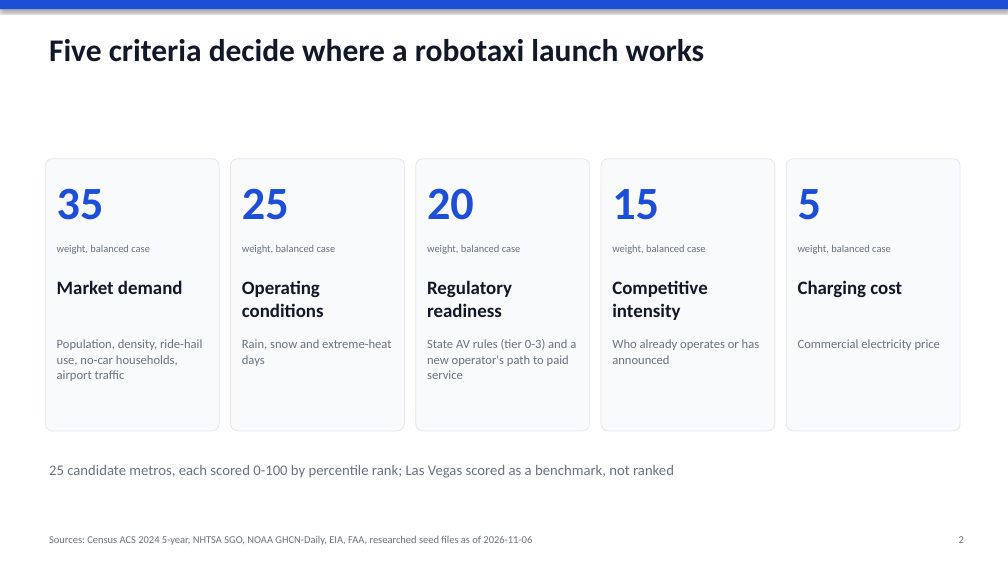
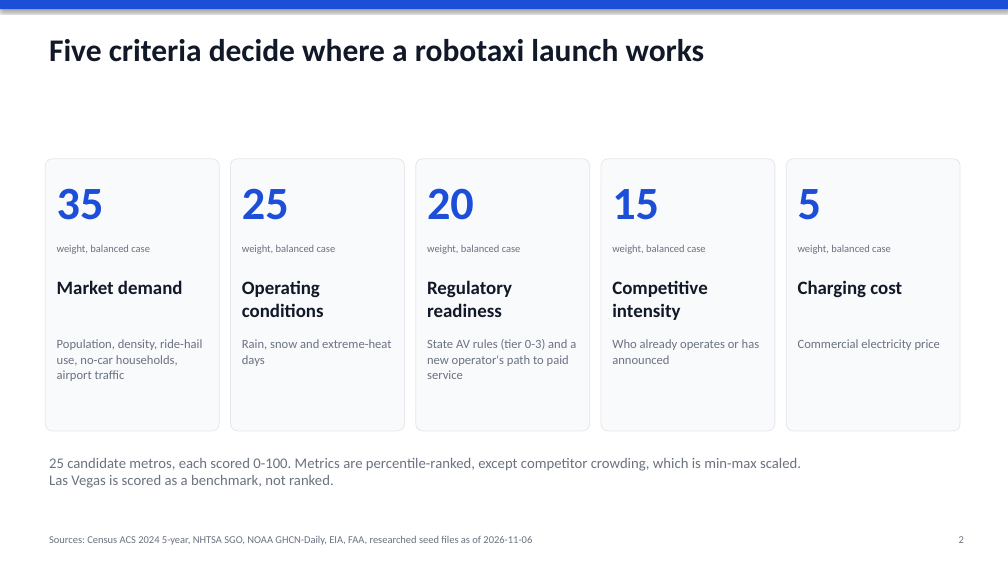
Before and after one commit to jmayank574/av-expansion-strategy, a slide deck: slide 2 of reports/deck.pptx. Drawn at 1008x567 pixels with LibreOffice and Linux fonts; fonts in the diff are those of the drawing. Boxes give left, top, right and bottom in pixels: in the first picture for what was removed or moved away, otherwise in the second. Text is boxed around its words. In the diff, an @@ line names an element or a change of style, - is before the commit and + after.

```diff
--- a/reports/deck.pptx
+++ b/reports/deck.pptx
@@ text at <box>49,458,801,488</box>: text changed @@
-25 candidate metros, each scored 0-100 by percentile rank; Las Vegas scored as a benchmark, not ranked
+25 candidate metros, each scored 0-100. Metrics are percentile-ranked, except competitor crowding, which is min-max scaled.
+Las Vegas is scored as a benchmark, not ranked.
```
Also in this commit, not shown: 3 other slides changed, 6 other files.
